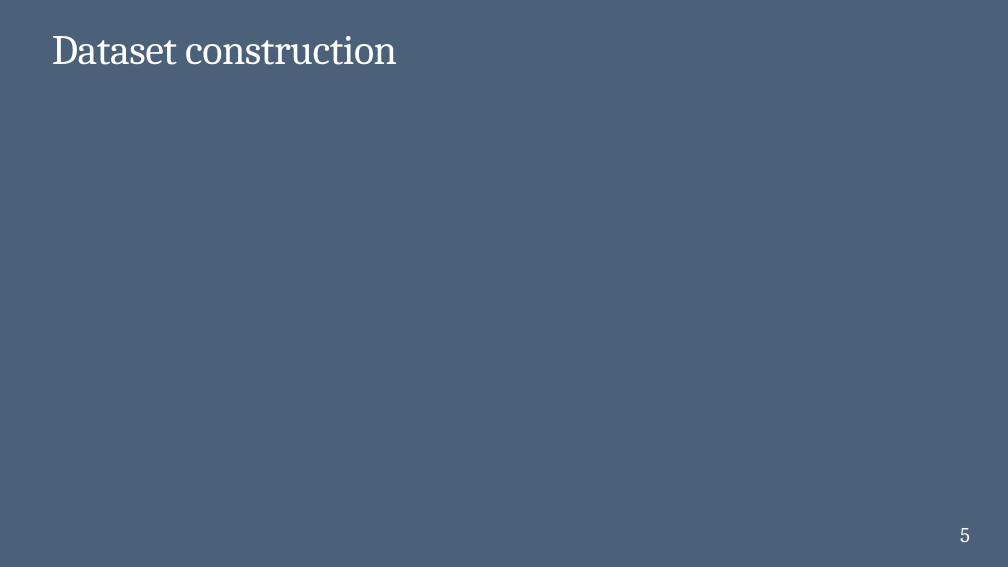
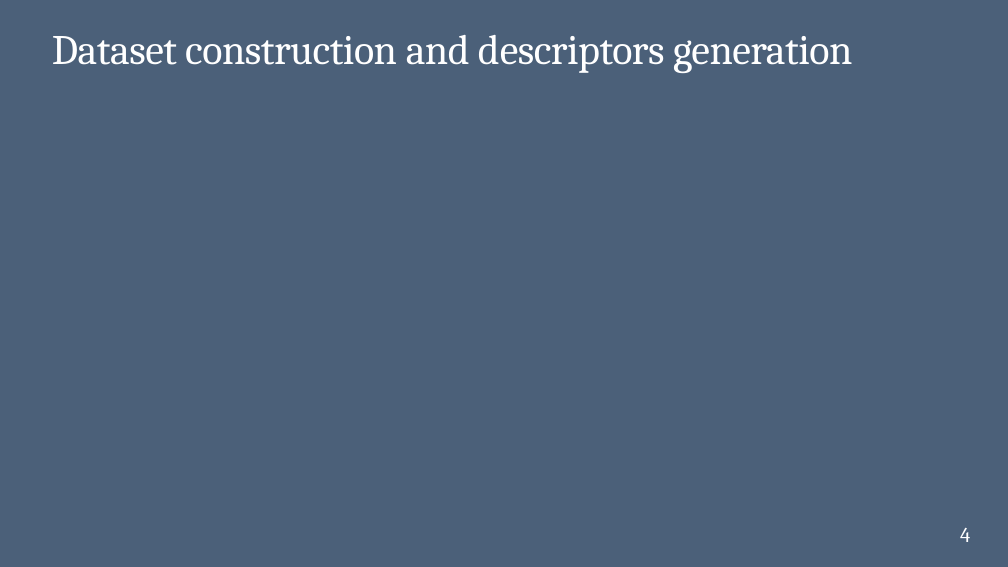
Before and after one commit to artemiikagramanian/MCE_predict, a slide deck: slide 4 of SISM_presentation_MCE_predict.pptx (slide 5 before the commit). Drawn at 1008x567 pixels with LibreOffice and Linux fonts; fonts in the diff are those of the drawing; grey boxes stand for pictures. Boxes give left, top, right and bottom in pixels: in the first picture for what was removed or moved away, otherwise in the second. Text is boxed around its words. In the diff, an @@ line names an element or a change of style, - is before the commit and + after.

```diff
--- a/SISM_presentation_MCE_predict.pptx
+++ b/SISM_presentation_MCE_predict.pptx
@@ title at box(52, 35, 852, 73): text changed @@
-Dataset construction
+Dataset construction and descriptors generation
@@ page number at box(960, 528, 970, 542): text changed @@
-5
+4
```
Also in this commit, not shown: 5 other slides changed, 1 slide added, 3 slides removed, 21 other files.
